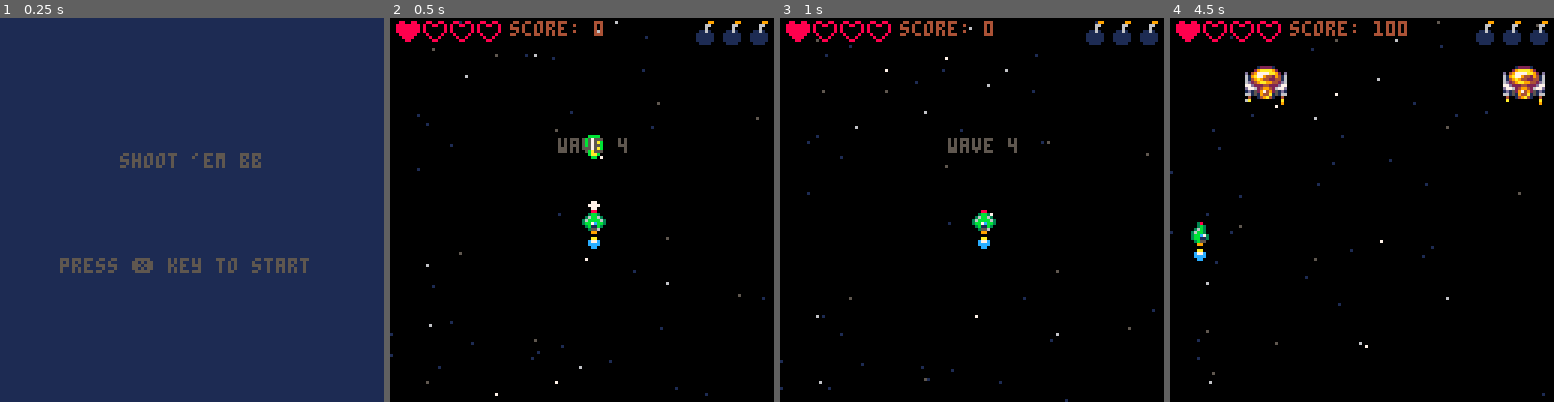
Above: before the commit, frames 1-4 (left to right).
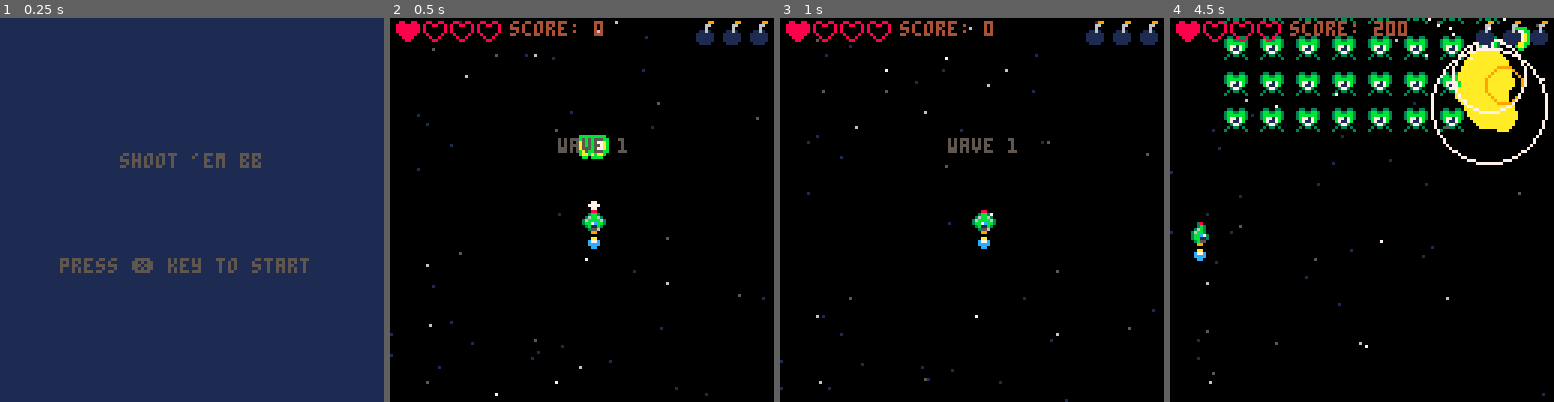
Above: after the commit, the same moments.

Repository: ata-o/shmup
Game: PICO-8 cartridge shmup.p8
Two runs of this game, one before a commit and one after it. Both use one fixed random seed, a clock stepped at 60 frames per second and the inputs below.
Inputs:
- Up to frame 1 (0.25 s): no input
- Up to frame 2 (0.5 s): tap X (X key) at 0.33 s
- Up to frame 3 (1 s): tap O (Z key) at 0.7 s
- Up to frame 4 (4.5 s): tap X (X key) at 1.07, 1.85, 2.97, 4.08 s; hold Right 1.6-2.1 s; tap O (Z key) every 0.4 s from 1.7 to 4.1 s; hold Up 2.15-2.42 s; hold Right 2.47-3.03 s; hold Left 3.08-3.58 s; hold Down 3.63-3.97 s; hold Right from 4.02 s (still down)

Frame 1 is identical in both runs. In frame 2, 0.3% of the frame differs, in the area x 49-62%, y 30-37%; in frame 3, less than 0.1%; in frame 4, 11%, in the area x 14-99%, y 0-39%.

Commit message:
add: proper enemy spawning

Diff:
--- a/enemies.lua
+++ b/enemies.lua
@@ -3,13 +3,18 @@
 
 end
 
-function spawn_enemy(x, entype)
+function spawn_enemy(entype, x, y)
 	local myen= make_object()
 	myen.x=x
-	myen.y=-8
+	myen.y=y-66
+
+	myen.posx=x
+	myen.posy=y
+
 	myen.spr=21
-	myen.hp=5
+	myen.hp=1
 	myen.ani={21,22,23,24}
+	myen.act="fly"
 
 	--red flame
 	if entype == 2 then
@@ -54,8 +59,8 @@
 
 function move_enemies()
 	for enem in all(enemies) do
- 		enem.y += 0.5
-
+		enemy_act(enem)
+		--enem.y+=1
 		if enem.y>128 then
 			del(enemies, enem)
 		end
@@ -63,9 +68,45 @@
 end
 
 function spawn_wave(wave)
-	for i=1,2 do
-		local entype = game.wave
-		spawn_enemy(rnd(120), entype)
+	local entype = game.wave
+	if entype==1 then
+		placenems({
+			{0,1,1,1,1,1,1,1,1,0},
+			{0,1,1,1,1,1,1,1,1,0},
+			{0,1,1,1,1,1,1,1,1,0},
+			{0,1,1,1,1,1,1,1,1,0},
+		})
+	elseif entype==2 then
+		placenems({
+			{1,1,2,2,1,1,2,2,1,1},
+			{1,1,2,2,1,1,2,2,1,1},
+			{1,1,2,2,2,2,2,2,1,1},
+			{1,1,2,2,2,2,2,2,1,1},
+		})
+	elseif entype==3 then
+		placenems({
+			{3,3,0,2,2,2,2,0,3,3},
+			{3,3,0,2,2,2,2,0,3,3},
+			{3,3,0,2,2,2,2,0,3,3},
+			{3,3,0,2,2,2,2,0,3,3},
+		})
+	elseif entype==4 then
+		placenems({
+			{0,0,0,0,0,0,0,0,0,0},
+			{0,0,0,0,4,0,0,0,0,0},
+			{0,0,0,0,0,0,0,0,0,0},
+			{0,0,0,0,0,0,0,0,0,0},
+		})
+	end
+end
+
+function placenems(lvl)
+	for y=1,4 do
+		for x=1,10 do
+			if lvl[y][x]!=0 then
+				spawn_enemy(lvl[y][x], x*12-6, 4+y*12)
+			end
+		end
 	end
 end
 
@@ -86,3 +127,14 @@
 	end
 
 end
+
+function enemy_act(enem)
+	if enem.act=="fly" then
+		enem.y += 1
+		if enem.y>=enem.posy then
+			enem.act="protec"
+		end
+	elseif enem.act=="protec" then
+	elseif enem.act=="attac" then
+	end
+end
--- a/ship.lua
+++ b/ship.lua
@@ -108,7 +108,7 @@
 		else
 			ship.shottimer = 3
 			ship.muzzle=5
-			make_bullet(1)
+			make_bullet(3)
 			sfx(0)
 		end
 	end
--- a/stages.lua
+++ b/stages.lua
@@ -41,7 +41,7 @@
 			--music(-1, 3000)
 			btnreleased = false
 			start_game()
-			game.wave=3
+			game.wave=0
 			next_wave()
 		end
 	end
